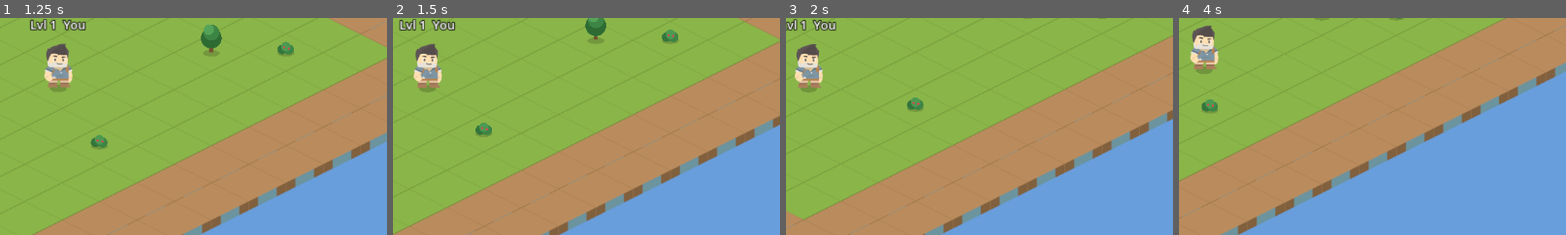
Above: before the commit, frames 1-4 (left to right).
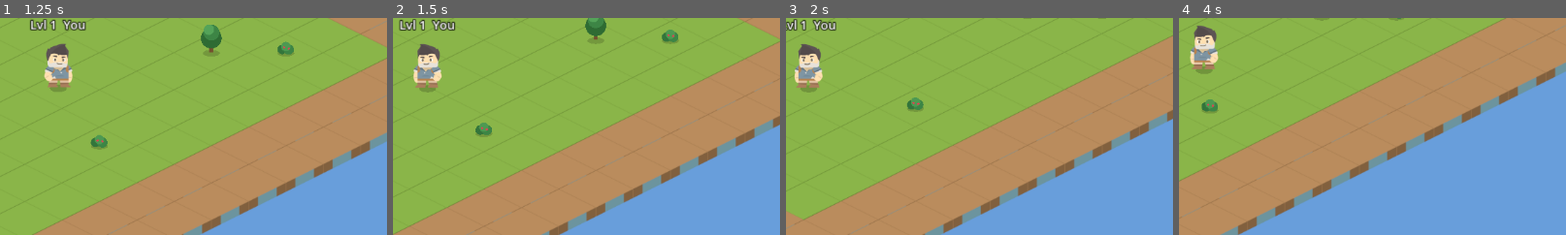
Above: after the commit, the same moments.

Repository: ClaudeDevs/SkyNomads
Game: Godot game, scene res://scenes/world.tscn
Two runs of this game, one before a commit and one after it. Both use one fixed random seed, a clock stepped at 60 frames per second and the inputs below.
Inputs (mouse positions are % of the whole screen's width and height, from its top left):
- Up to frame 1 (1.25 s): tap Enter at 0.5 s; move the mouse to (72, 45) at 0.52 s; hold D (move_right) from 0.53 s (still down); tap E (interact) at 0.6 s; click (72, 45) at 0.67 s
- Up to frame 2 (1.5 s): move the mouse to (30, 55) at 1.27 s; release D (move_right) at 1.28 s; hold S (move_down) from 1.28 s (still down); tap E (interact) at 1.35 s; click (30, 55) at 1.42 s
- Up to frame 3 (2 s): keep holding S (move_down)
- Up to frame 4 (4 s): move the mouse to (60, 28) at 2.02 s; release S (move_down) at 2.03 s; hold D (move_right) 2.03-2.78 s; tap E (interact) at 2.1, 2.85, 3.6 s; click (60, 28) at 2.17 s; move the mouse to (45, 70) at 2.77 s; hold W (move_up) 2.78-3.53 s; click (45, 70) at 2.92 s; move the mouse to (80, 65) at 3.52 s; hold A (move_left) from 3.53 s (still down); click (80, 65) at 3.67 s
The pictures show only the part of the screen within x 45-95%, y 36-86%; the shares and areas given below are measured in that part.

Frame 1 is identical in both runs. In frame 2, 0.5% of the frame differs, in the area x 5-13%, y 12-33%; in frame 3, 0.5%; in frame 4, 0.6%, in the area x 2-11%, y 3-24%.

Commit message:
Update player.gd

Diff:
--- a/client/scripts/entities/player.gd
+++ b/client/scripts/entities/player.gd
@@ -1,56 +1,78 @@
 class_name Player
 extends CharacterBody2D
 
-## Client-side movement + character rendering for the isometric (2:1) map.
+## Client-side movement + animated character for the isometric map.
+##  - Click-to-move (OSRS/Kintara style) AND WASD/arrows both work.
+##  - Walk animation (idle / walk1 / walk2) with left-right facing.
 ##
-## Character art: if `client/assets/sprites/character.png` exists it is drawn
-## (bottom-centred on the body); otherwise a simple code-drawn character is used.
-## A name/level tag floats above either. Camera zooms in for a game-like framing.
-##
-## NOTE (server authority): movement here is PREDICTION only; the authoritative
-## result comes from the Nakama movement validator (shared OP_MOVE_*). `speed`
-## is sourced from the shared MAX_MOVE_SPEED.
+## NOTE (server authority): movement is PREDICTION only; the click target just
+## changes input. The Nakama validator still checks the resulting movement, so
+## click-to-move is cheat-safe with no server change.
 
 @export var speed: float = NetContract.MAX_MOVE_SPEED
 @export var player_name: String = "You"
 @export var level: int = 1
-@export var character_texture_path: String = "res://assets/sprites/character.png"
-@export var character_height: float = 56.0  # on-screen height in px
+@export var character_height: float = 56.0
 @export var camera_zoom: float = 1.4
 
-const ISO_RATIO: float = 0.5  # tile_height / tile_width = 16 / 32
+const ISO_RATIO := 0.5
+const ARRIVE_DIST := 4.0
+const WALK_FRAME_TIME := 0.16
 
 enum State { IDLE, MOVING, GATHERING }
 var _state: State = State.IDLE
-var _char_tex: Texture2D
+
+var _tex_idle: Texture2D
+var _tex_walk1: Texture2D
+var _tex_walk2: Texture2D
+var _facing_left := false
+var _moving := false
+var _walk_t := 0.0
+var _walk_frame := 0
+
+var _has_target := false
+var _target := Vector2.ZERO
 
 
 func _ready() -> void:
 	var body := get_node_or_null("Body")
 	if body != null:
 		body.visible = false
-
 	var cam := get_node_or_null("Camera2D")
 	if cam != null:
 		cam.zoom = Vector2(camera_zoom, camera_zoom)
-
 	var gather := get_node_or_null("GatheringComponent")
 	if gather != null:
 		gather.gather_began.connect(_on_gather_began)
 		gather.gather_ended.connect(_on_gather_ended)
 
-	if ResourceLoader.exists(character_texture_path):
-		_char_tex = load(character_texture_path) as Texture2D
-
+	_tex_idle = _load_tex("res://assets/sprites/character.png")
+	_tex_walk1 = _load_tex("res://assets/sprites/character_walk1.png")
+	_tex_walk2 = _load_tex("res://assets/sprites/character_walk2.png")
 	queue_redraw()
 
 
-func _physics_process(_delta: float) -> void:
+func _load_tex(path: String) -> Texture2D:
+	if ResourceLoader.exists(path):
+		return load(path) as Texture2D
+	return null
+
+
+func _unhandled_input(event: InputEvent) -> void:
+	if event is InputEventMouseButton:
+		var mb := event as InputEventMouseButton
+		if mb.pressed and mb.button_index == MOUSE_BUTTON_LEFT:
+			_target = get_global_mouse_position()
+			_has_target = true
+
+
+func _physics_process(delta: float) -> void:
 	if _can_move():
 		_handle_movement()
 	else:
 		velocity = Vector2.ZERO
 	move_and_slide()
+	_update_anim(delta)
 
 
 func _can_move() -> bool:
@@ -58,13 +80,25 @@
 
 
 func _handle_movement() -> void:
+	# WASD / arrows take priority and cancel any click target.
 	var input_dir := Input.get_vector("move_left", "move_right", "move_up", "move_down")
-	if input_dir == Vector2.ZERO:
-		velocity = Vector2.ZERO
-		_state = State.IDLE
+	if input_dir != Vector2.ZERO:
+		_has_target = false
+		velocity = _cartesian_to_isometric(input_dir).normalized() * speed
+		_state = State.MOVING
 		return
-	velocity = _cartesian_to_isometric(input_dir).normalized() * speed
-	_state = State.MOVING
+
+	# Click-to-move: head straight for the clicked world point.
+	if _has_target:
+		var to_target := _target - global_position
+		if to_target.length() > ARRIVE_DIST:
+			velocity = to_target.normalized() * speed
+			_state = State.MOVING
+			return
+		_has_target = false
+
+	velocity = Vector2.ZERO
+	_state = State.IDLE
 
 
 func _cartesian_to_isometric(dir: Vector2) -> Vector2:
@@ -73,43 +107,77 @@
 
 func _on_gather_began() -> void:
 	_state = State.GATHERING
+	_has_target = false
 
 
 func _on_gather_ended() -> void:
 	_state = State.IDLE
 
 
+# --- Animation ---
+
+func _update_anim(delta: float) -> void:
+	var moving := velocity.length() > 1.0
+	var redraw := false
+	if moving != _moving:
+		_moving = moving
+		redraw = true
+	if moving:
+		if velocity.x < -0.1 and not _facing_left:
+			_facing_left = true
+			redraw = true
+		elif velocity.x > 0.1 and _facing_left:
+			_facing_left = false
+			redraw = true
+		_walk_t += delta
+		if _walk_t >= WALK_FRAME_TIME:
+			_walk_t = 0.0
+			_walk_frame = 1 - _walk_frame
+			redraw = true
+	if redraw:
+		queue_redraw()
+
+
 # --- Rendering (local space; feet at the node origin) ---
 
 func _draw() -> void:
 	draw_colored_polygon(_ellipse(Vector2(0, 1), 9.0, 4.0), Color(0, 0, 0, 0.18))
-	if _char_tex != null:
+	if _tex_idle != null:
 		_draw_sprite()
 	else:
 		_draw_code_character()
 	_draw_nametag()
 
 
+func _current_tex() -> Texture2D:
+	if _moving:
+		var w1 := _tex_walk1 if _tex_walk1 != null else _tex_idle
+		var w2 := _tex_walk2 if _tex_walk2 != null else _tex_idle
+		return w1 if _walk_frame == 0 else w2
+	return _tex_idle
+
+
 func _draw_sprite() -> void:
-	var tex_size := _char_tex.get_size()
-	if tex_size.y <= 0.0:
+	var tex := _current_tex()
+	if tex == null:
 		return
-	var scale_factor := character_height / tex_size.y
-	var w := tex_size.x * scale_factor
-	draw_texture_rect(_char_tex, Rect2(-w / 2.0, -character_height, w, character_height), false)
+	var ts := tex.get_size()
+	if ts.y <= 0.0:
+		return
+	var sf := character_height / ts.y
+	var w := ts.x * sf
+	if _facing_left:
+		draw_set_transform(Vector2.ZERO, 0.0, Vector2(-1, 1))
+	draw_texture_rect(tex, Rect2(-w / 2.0, -character_height, w, character_height), false)
+	if _facing_left:
+		draw_set_transform(Vector2.ZERO, 0.0, Vector2.ONE)
 
 
 func _draw_code_character() -> void:
 	draw_rect(Rect2(-4, -9, 3, 9), Color(0.24, 0.26, 0.34))
 	draw_rect(Rect2(1, -9, 3, 9), Color(0.24, 0.26, 0.34))
-	draw_rect(Rect2(-8, -21, 2, 11), Color(0.18, 0.46, 0.80))
-	draw_rect(Rect2(6, -21, 2, 11), Color(0.18, 0.46, 0.80))
 	draw_rect(Rect2(-6, -22, 12, 14), Color(0.20, 0.52, 0.90))
-	draw_rect(Rect2(1, -22, 5, 14), Color(0.16, 0.42, 0.75))
-	draw_circle(Vector2(0, -28), 6.2, Color(0.35, 0.22, 0.12))
 	draw_circle(Vector2(0, -26), 5.2, Color(0.96, 0.80, 0.64))
-	draw_circle(Vector2(-2, -26), 0.9, Color(0.1, 0.1, 0.12))
-	draw_circle(Vector2(2, -26), 0.9, Color(0.1, 0.1, 0.12))
 
 
 func _draw_nametag() -> void:
